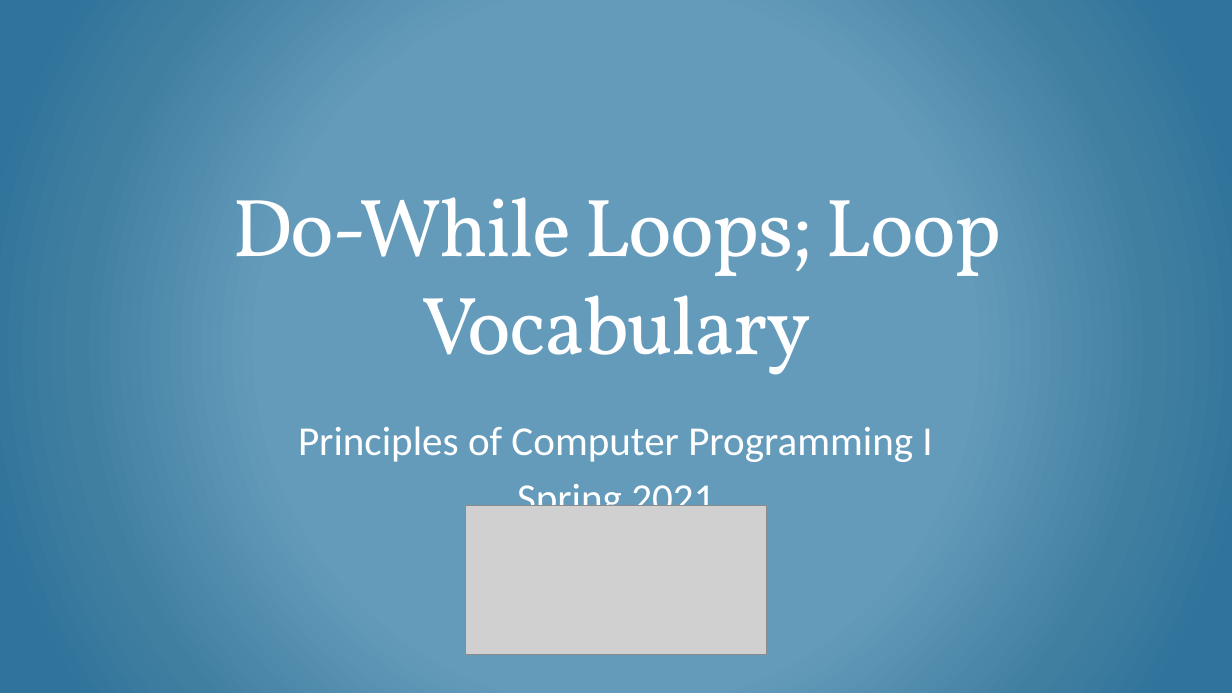
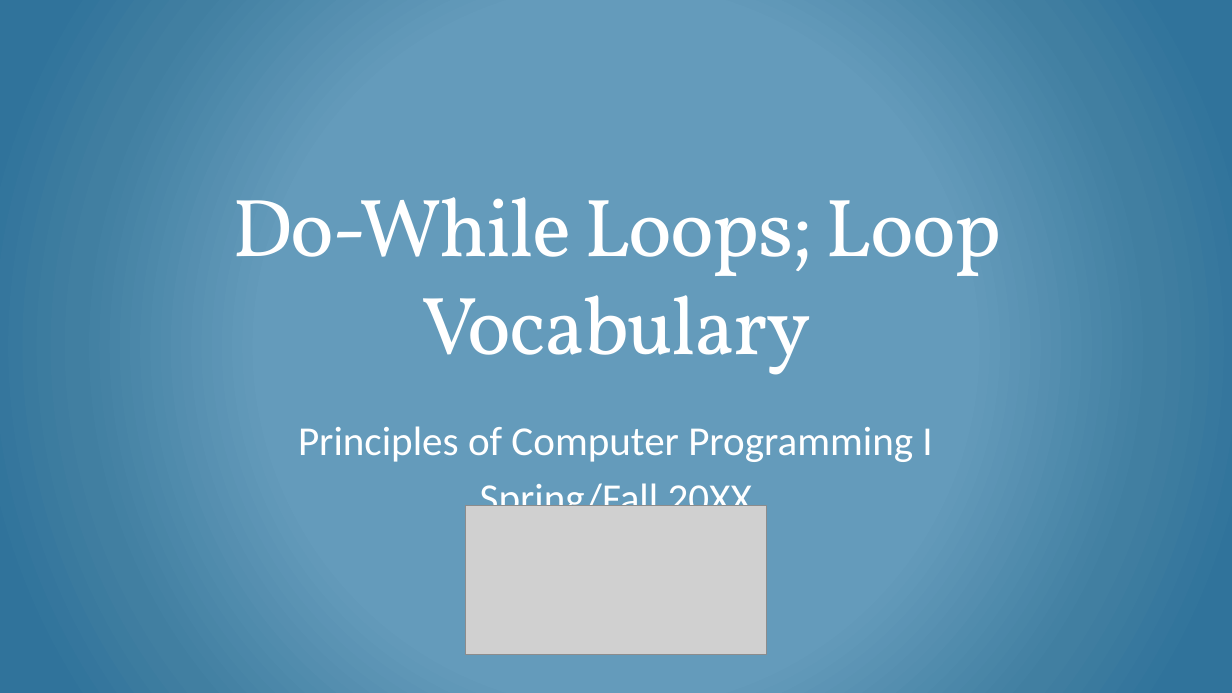
Before and after one commit to csci-1301/csci-1301.github.io, a slide deck: slide 1 of lectures/110_while_loops_and_vocabulary/Do-While-Vocab.pptx. Drawn at 1232x693 pixels with LibreOffice and Linux fonts; fonts in the diff are those of the drawing; grey boxes stand for pictures. Boxes give left, top, right and bottom in pixels: in the first picture for what was removed or moved away, otherwise in the second. Text is boxed around its words. In the diff, an @@ line names an element or a change of style, - is before the commit and + after.

```diff
--- a/lectures/110_while_loops_and_vocabulary/Do-While-Vocab.pptx
+++ b/lectures/110_while_loops_and_vocabulary/Do-While-Vocab.pptx
@@ subtitle at (480, 479, 752, 506): text changed @@
-Spring 2021
+Spring/Fall 20XX
```
Also in this commit, not shown: 34 other files.
